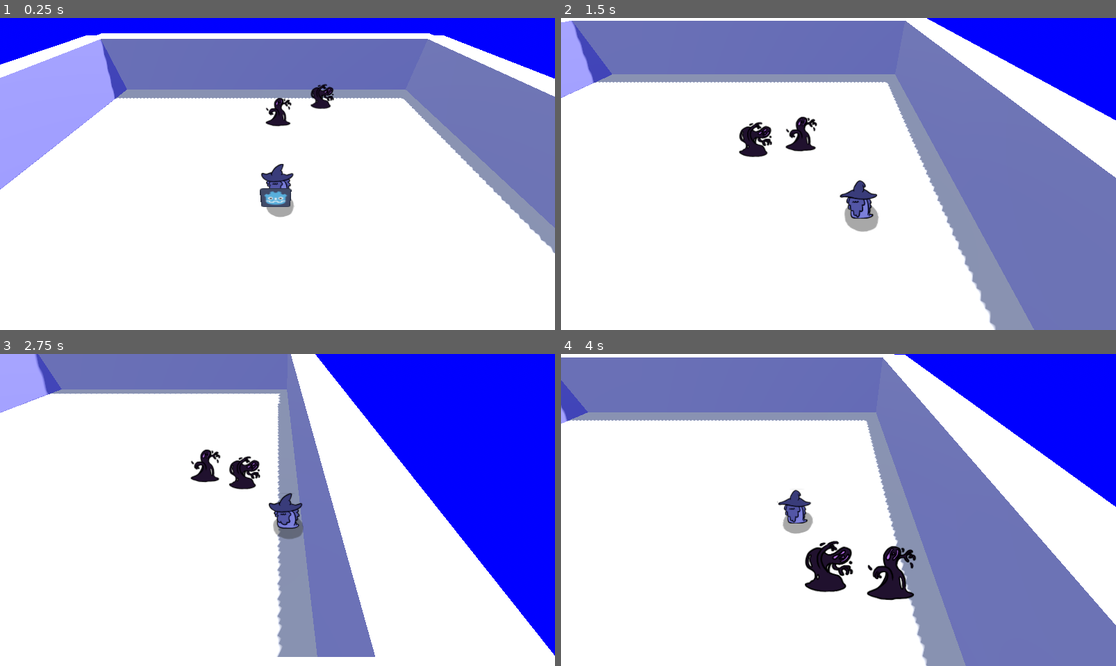
Above: before the commit, frames 1-4 (two rows, left to right).
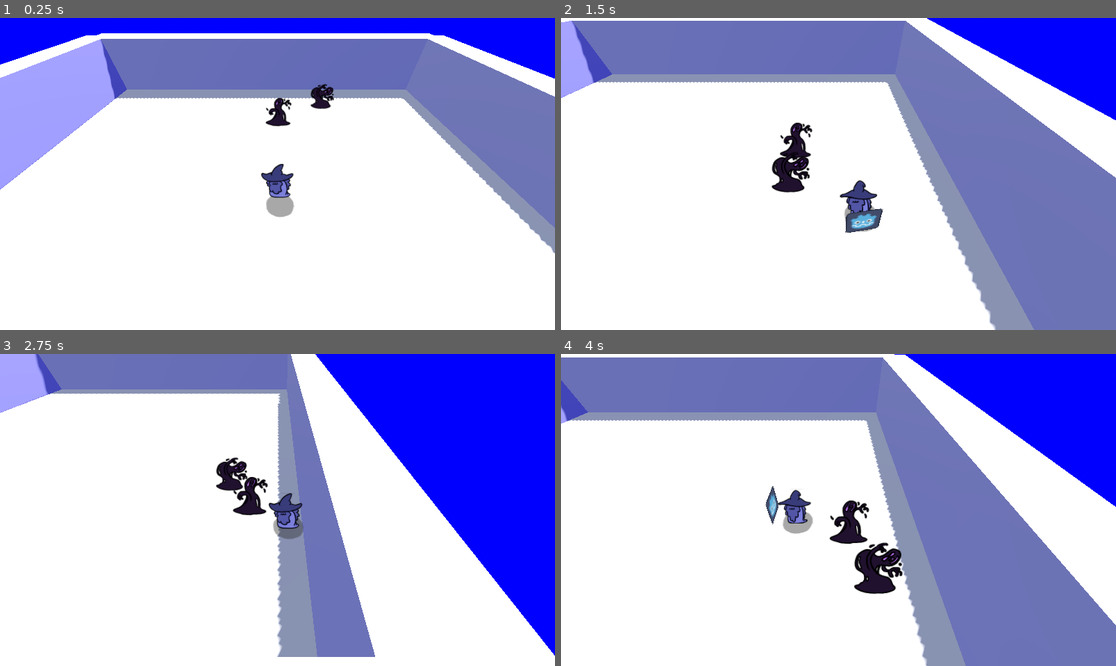
Above: after the commit, the same moments.

Repository: YhagoTomasini/GMTK_026
Game: Godot game, scene res://Scenes/world.tscn
Two runs of this game, one before a commit and one after it. Both use one fixed random seed, a clock stepped at 60 frames per second and the inputs below.
Inputs (mouse positions are in pixels of both pictures, inside the frame that each line leads up to):
- Up to frame 1 (0.25 s): no input
- Up to frame 2 (1.5 s): tap Enter (ui_accept) at 0.5, 0.77 s; move the mouse to (960, 158) at 0.52 s; press the mouse at (960, 158) at 0.53 s; hold Right (ui_right) 0.53-1.28 s; move the mouse to (727, 189) at 1.27 s; release the mouse at (727, 189) at 1.28 s; hold Down (ui_down) from 1.28 s (still down); click (727, 189) at 1.35 s
- Up to frame 3 (2.75 s): tap Enter (ui_accept) at 1.52 s; move the mouse to (333, 441) at 2.02 s; release Down (ui_down) at 2.03 s; press the mouse at (333, 441) at 2.03 s; hold Right (ui_right) from 2.03 s (still down)
- Up to frame 4 (4 s): move the mouse to (810, 572) at 2.77 s; release Right (ui_right) at 2.78 s; release the mouse at (810, 572) at 2.78 s; hold Up (ui_up) 2.78-3.53 s; click (810, 572) at 2.85 s; tap Enter (ui_accept) at 3.02, 3.77 s; move the mouse to (1005, 556) at 3.52 s; press the mouse at (1005, 556) at 3.53 s; hold Left (ui_left) from 3.53 s (still down)

The runs differ from the first frame. In frame 1, 0.3% of the frame differs, in the area x 46-53%, y 54-61%; in frame 2, 2.0%; in frame 3, 1.3%; in frame 4, 3.0%, in the area x 36-64%, y 42-80%.

Commit message:
Inimigos mais proximos e ataque do player

Diff:
--- a/gmtk-026/Prefabs/player.tscn
+++ b/gmtk-026/Prefabs/player.tscn
@@ -45,7 +45,7 @@
 }]
 
 [sub_resource type="CylinderShape3D" id="CylinderShape3D_knrd4"]
-height = 0.69451904
+height = 0.9702606
 radius = 0.64208984
 
 [node name="player" type="CharacterBody3D" node_paths=PackedStringArray("fists")]
@@ -66,17 +66,19 @@
 script = ExtResource("4_juxdh")
 
 [node name="fists_area" type="Area3D" parent="."]
+collision_layer = 0
 collision_mask = 4
 monitoring = false
 script = ExtResource("4_2nftw")
 
 [node name="left_fist" type="CollisionShape3D" parent="fists_area"]
-transform = Transform3D(0.745, 0, 0, 0, 0.0022884437, -0.7449965, 0, 0.7449965, 0.0022884437, -0.0068190694, -0.0005383793, 0.3247321)
+transform = Transform3D(0.745, 0, 0, 0, 0.0022884437, -0.7449965, 0, 0.7449965, 0.0022884437, -0.0068190694, -0.00022286957, 0.42744535)
 shape = SubResource("CylinderShape3D_knrd4")
 debug_color = Color(0.9461712, 5.679429e-06, 0.5867409, 1)
 
 [node name="Sprite3D" type="Sprite3D" parent="fists_area"]
 transform = Transform3D(0.4746775, 0, 0, 0, 0.47759956, 0, 0, 0, 1, -0.036453903, 0, 0.47560674)
+visible = false
 texture = ExtResource("5_knrd4")
 
 [connection signal="body_entered" from="fists_area" to="." method="_on_fists_area_body_entered"]
--- a/gmtk-026/Prefabs/slime_1.tscn
+++ b/gmtk-026/Prefabs/slime_1.tscn
@@ -47,7 +47,6 @@
 script = ExtResource("1_n3tpi")
 
 [node name="nav_agent" type="NavigationAgent3D" parent="."]
-target_desired_distance = 2.0
 path_height_offset = 0.1
 avoidance_enabled = true
 
--- a/gmtk-026/Scripts/Main_character.gd
+++ b/gmtk-026/Scripts/Main_character.gd
@@ -35,10 +35,10 @@
 
 func _input(event: InputEvent) -> void:
 	if event.is_action_pressed("soco"):
-		sprite_3d.visible = false
+		sprite_3d.visible = true
 		fists.monitoring = true
 		await get_tree().create_timer(0.5).timeout
-		sprite_3d.visible = true
+		sprite_3d.visible = false
 		fists.monitoring = false
 
 
